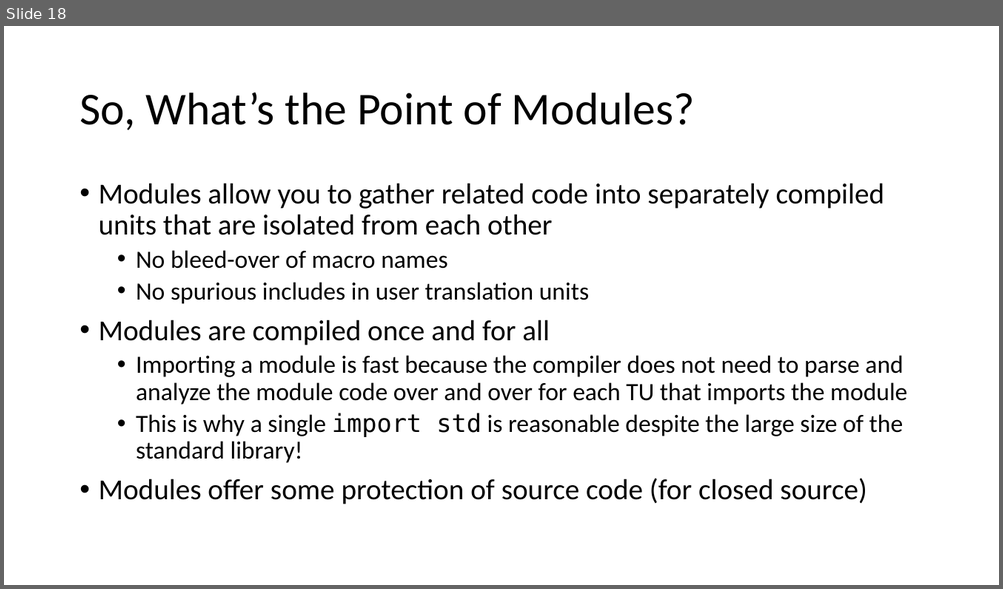
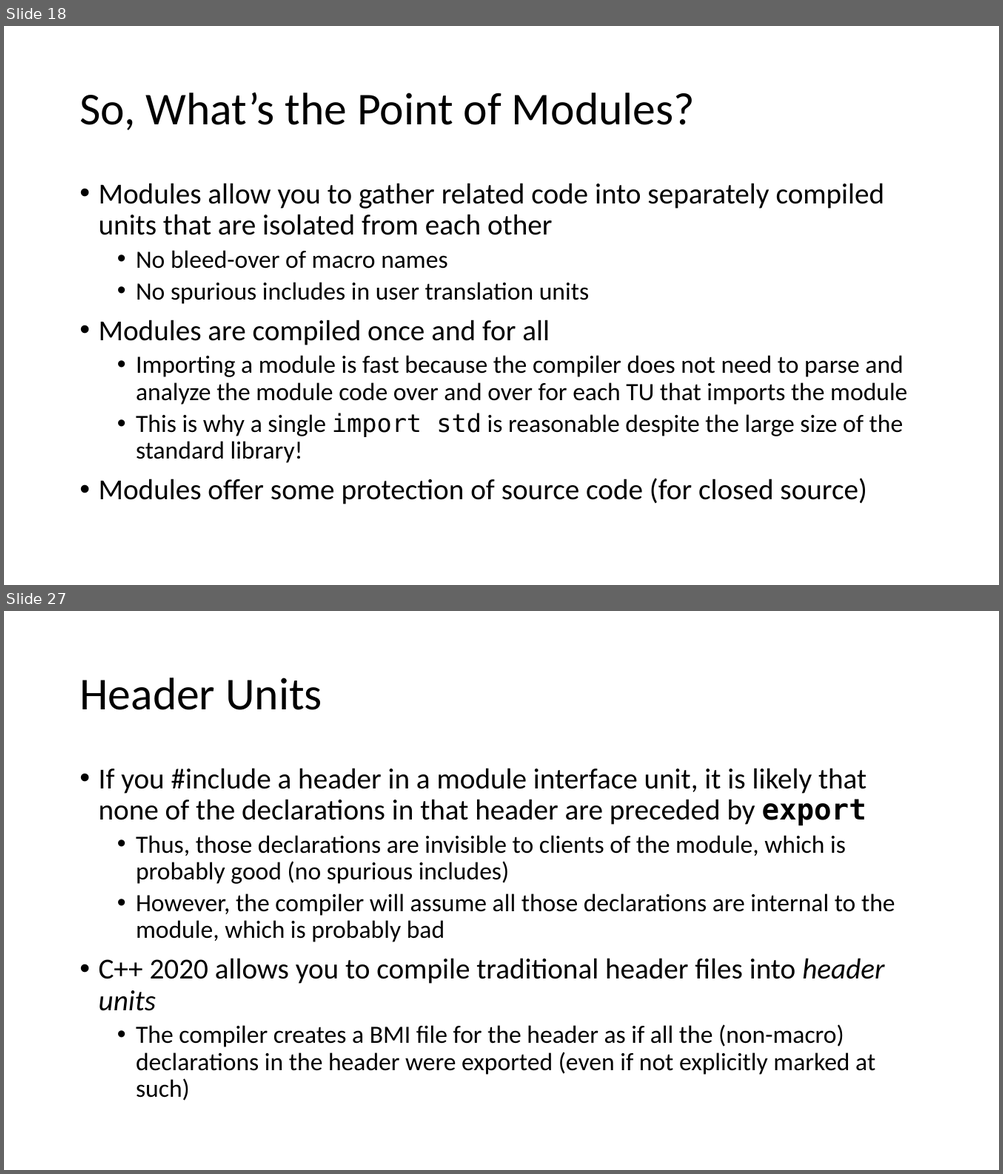
Before and after one commit to pchapin/cpp, a slide deck: Presentations/Modules.pptx. Shown one above the other, each under a label of ours: slide 18 before the commit, slides 18 and 27 after it; the slides between them are not shown. The pictures are 1003x589 and 1003x1174 pixels, drawn with LibreOffice and Linux fonts; fonts in the diff are those of the drawing. Boxes give left, top, right and bottom in pixels: in the first picture for what was removed or moved away, otherwise in the second. Text is boxed around its words. In the diff, an @@ line names an element or a change of style, - is before the commit and + after.

Commit message:
More updates to the presentation on modules.

```diff
--- a/Presentations/Modules.pptx
+++ b/Presentations/Modules.pptx
@@ slide 27 added at [4,611,999,1170], background #FFFFFF @@
@@ title added at [79,678,322,710], 44 pt, text #000000 @@
+Header Units
@@ text added at [99,768,895,1101], 24 pt, text #000000 @@
+• If you #include a header in a module interface unit, it is likely that none of the declarations in that header are preceded by export
+  • Thus, those declarations are invisible to clients of the module, which is probably good (no spurious includes)
+  • However, the compiler will assume all those declarations are internal to the module, which is probably bad
+• C++ 2020 allows you to compile traditional header files into header units
+  • The compiler creates a BMI file for the header as if all the (non-macro) declarations in the header were exported (even if not explicitly marked at such)
```
Also in this commit, not shown: 10 slides changed, 10 other slides added.
